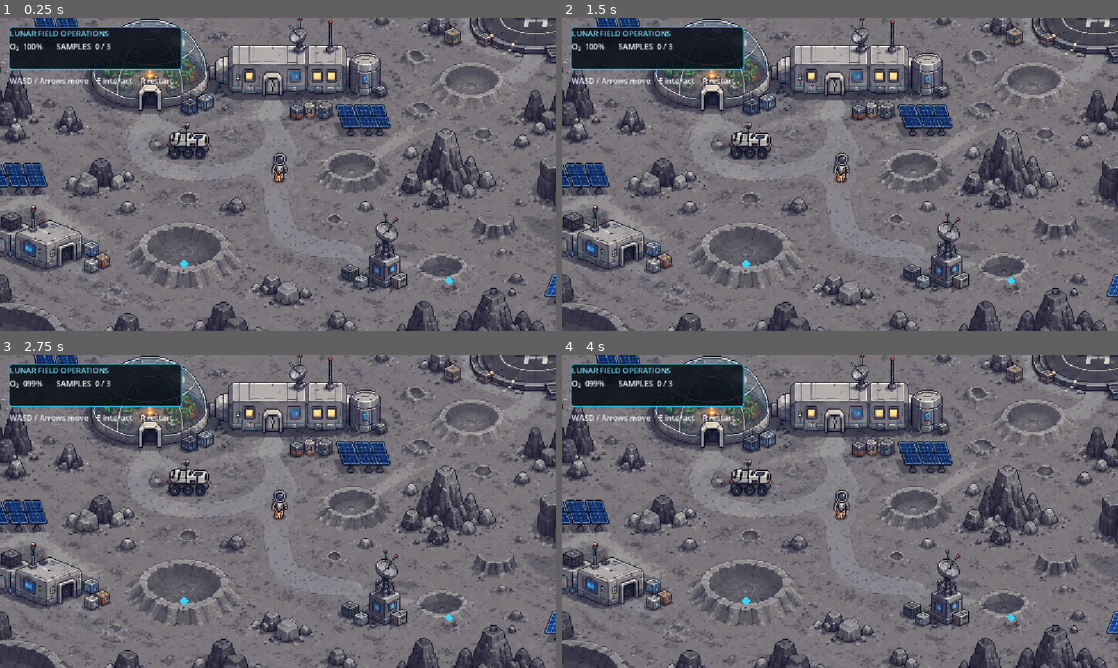
Above: before the commit, frames 1-4 (two rows, left to right).
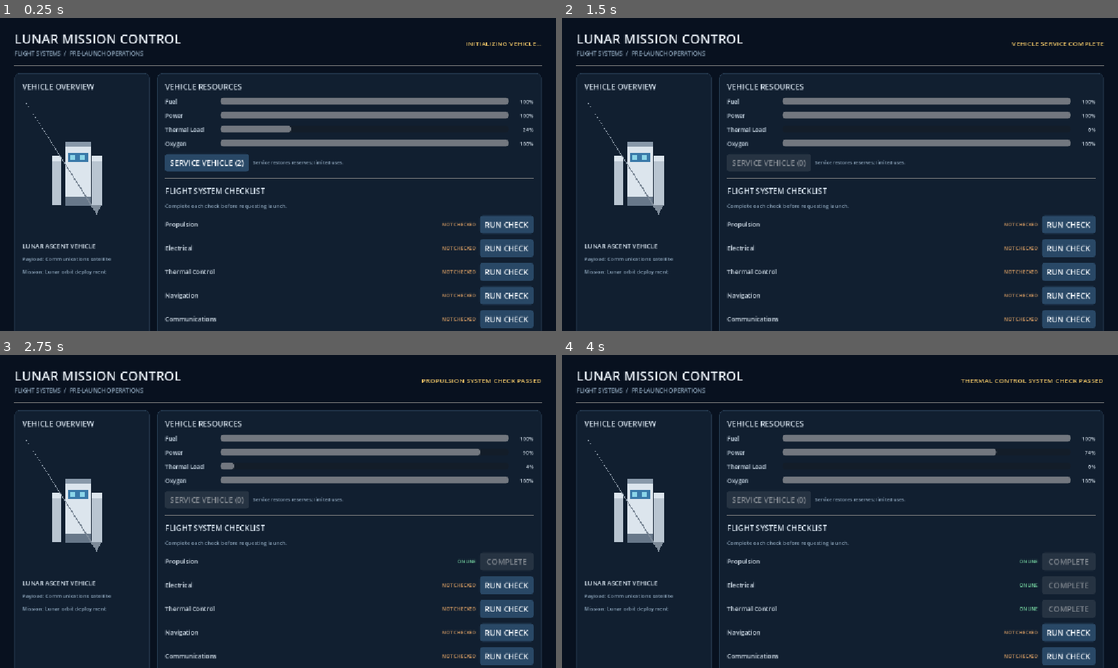
Above: after the commit, the same moments.

Repository: ANR747/hackathon-mvp
Game: Godot game, scene res://scenes/rocket/rocket_launch_control.tscn
Same seed, same stepped clock (60 frames per second), same inputs: the game is played once before the commit and once after it. Before the commit the project starts from res://scenes/moon_base.tscn.
Inputs (mouse positions are in pixels of both pictures, inside the frame that each line leads up to):
- Up to frame 1 (0.25 s): no input
- Up to frame 2 (1.5 s): click (767, 161) at 0.5 s, where only the run after the commit has a clickable "SERVICE VEHICLE (2)"; click (767, 161) at 1.25 s, where only the run after the commit has a clickable "SERVICE VEHICLE (1)"
- Up to frame 3 (2.75 s): click (505, 561) at 2 s, where only the run after the commit has a clickable "RUN CHECK"
- Up to frame 4 (4 s): click (1067, 586) at 2.75 s, where only the run after the commit has a clickable "RUN CHECK"; click (1067, 608) at 3.5 s, where only the run after the commit has a clickable "RUN CHECK"

The runs differ from the first frame. In frame 1, 92% of the frame differs, in the area x 0-100%, y 0-100%; in frame 2, 92%; in frame 3, 92%; in frame 4, 92%.

Commit message:
Start with launch and improve lunar level

Diff:
--- a/project.godot
+++ b/project.godot
@@ -11,7 +11,7 @@
 [application]
 
 config/name="HackathonMVP"
-run/main_scene="res://scenes/moon_base.tscn"
+run/main_scene="res://scenes/rocket/rocket_launch_control.tscn"
 config/features=PackedStringArray("4.7", "GL Compatibility")
 config/icon="res://icon.svg"
 
--- a/scenes/moon_base.tscn
+++ b/scenes/moon_base.tscn
@@ -1,37 +1,69 @@
 [gd_scene format=3 uid="uid://77nh7vik4n1f"]
 
 [ext_resource type="Script" uid="uid://3hbnkv2iugn8" path="res://scripts/moon_base.gd" id="1"]
-[ext_resource type="Texture2D" uid="uid://cngntw6wux6r2" path="res://Image_Assets/ImageAssets_Map/tilesets/Pixel-Art Lunar Base Asset Sheet (1).png" id="2_eoifi"]
-[ext_resource type="Texture2D" uid="uid://djw7dyyhytwj2" path="res://Image_Assets/ImageAssets_Map/IMG-20261021-WA0013.jpg" id="3_map"]
+[ext_resource type="Texture2D" uid="uid://djw7dyyhytwj2" path="res://Image_Assets/ImageAssets_Map/IMG-20261021-WA0013.jpg" id="2_map"]
 
-[sub_resource type="RectangleShape2D" id="HabitatShape"]
-size = Vector2(370, 121)
+[sub_resource type="RectangleShape2D" id="HabitatWestWing"]
+size = Vector2(79, 82)
 
-[sub_resource type="RectangleShape2D" id="GreenhouseShape"]
-size = Vector2(213.5, 153)
+[sub_resource type="RectangleShape2D" id="HabitatEastWing"]
+size = Vector2(145, 82)
 
-[sub_resource type="RectangleShape2D" id="LandingPadShape"]
-size = Vector2(255, 112.5)
+[sub_resource type="RectangleShape2D" id="HabitatRoof"]
+size = Vector2(254, 28)
 
-[sub_resource type="RectangleShape2D" id="EastRidgeShape"]
-size = Vector2(267.5, 161.5)
+[sub_resource type="RectangleShape2D" id="GreenhouseWest"]
+size = Vector2(39, 106)
 
-[sub_resource type="RectangleShape2D" id="WestRidgeShape"]
-size = Vector2(149, 118.25)
+[sub_resource type="RectangleShape2D" id="GreenhouseEast"]
+size = Vector2(46, 106)
 
-[sub_resource type="RectangleShape2D" id="NorthCliffShape"]
-size = Vector2(220.5, 111.5)
+[sub_resource type="RectangleShape2D" id="GreenhouseRoof"]
+size = Vector2(169, 38)
 
-[sub_resource type="RectangleShape2D" id="TopBoundaryShape"]
+[sub_resource type="RectangleShape2D" id="LandingPadDeck"]
+size = Vector2(222, 52)
+
+[sub_resource type="RectangleShape2D" id="LandingPadConsole"]
+size = Vector2(36, 34)
+
+[sub_resource type="RectangleShape2D" id="WestHabitatLeft"]
+size = Vector2(97, 78)
+
+[sub_resource type="RectangleShape2D" id="WestHabitatRight"]
+size = Vector2(83, 78)
+
+[sub_resource type="RectangleShape2D" id="WestHabitatRoof"]
+size = Vector2(208, 24)
+
+[sub_resource type="RectangleShape2D" id="WestCommTower"]
+size = Vector2(54, 66)
+
+[sub_resource type="RectangleShape2D" id="EastCommTower"]
+size = Vector2(62, 84)
+
+[sub_resource type="RectangleShape2D" id="NorthWestCliff"]
+size = Vector2(352, 112)
+
+[sub_resource type="RectangleShape2D" id="NorthMesa"]
+size = Vector2(140, 74)
+
+[sub_resource type="RectangleShape2D" id="EastCliff"]
+size = Vector2(184, 152)
+
+[sub_resource type="RectangleShape2D" id="SouthWestCliff"]
+size = Vector2(132, 78)
+
+[sub_resource type="RectangleShape2D" id="TopBoundary"]
 size = Vector2(1536, 32)
 
-[sub_resource type="RectangleShape2D" id="BottomBoundaryShape"]
-size = Vector2(1511, 37)
+[sub_resource type="RectangleShape2D" id="BottomBoundary"]
+size = Vector2(1536, 32)
 
-[sub_resource type="RectangleShape2D" id="LeftBoundaryShape"]
+[sub_resource type="RectangleShape2D" id="LeftBoundary"]
 size = Vector2(32, 1024)
 
-[sub_resource type="RectangleShape2D" id="RightBoundaryShape"]
+[sub_resource type="RectangleShape2D" id="RightBoundary"]
 size = Vector2(32, 1024)
 
 [node name="MoonBase" type="Node2D" unique_id=2074962656]
@@ -41,119 +73,121 @@
 z_index = -20
 texture_filter = 1
 position = Vector2(-1, -11)
-texture = ExtResource("3_map")
+texture = ExtResource("2_map")
 centered = false
 
 [node name="BuildingCollisions" type="Node2D" parent="." unique_id=200010002]
 
-[node name="Habitat" type="StaticBody2D" parent="BuildingCollisions" unique_id=200010003]
-position = Vector2(760, 330)
+[node name="CentralHabitat" type="StaticBody2D" parent="BuildingCollisions" unique_id=200010003]
 
-[node name="CollisionShape2D" type="CollisionShape2D" parent="BuildingCollisions/Habitat" unique_id=200010004]
-position = Vector2(53, -10.5)
-shape = SubResource("HabitatShape")
+[node name="WestWing" type="CollisionShape2D" parent="BuildingCollisions/CentralHabitat" unique_id=200010004]
+position = Vector2(706, 345)
+shape = SubResource("HabitatWestWing")
 
-[node name="Greenhouse" type="StaticBody2D" parent="BuildingCollisions" unique_id=200010005]
-position = Vector2(480, 320)
+[node name="EastWing" type="CollisionShape2D" parent="BuildingCollisions/CentralHabitat" unique_id=200010005]
+position = Vector2(846, 345)
+shape = SubResource("HabitatEastWing")
 
-[node name="CollisionShape2D" type="CollisionShape2D" parent="BuildingCollisions/Greenhouse" unique_id=200010006]
-position = Vector2(29.25, 0.5)
-shape = SubResource("GreenhouseShape")
+[node name="Roof" type="CollisionShape2D" parent="BuildingCollisions/CentralHabitat" unique_id=200010006]
+position = Vector2(800, 299)
+shape = SubResource("HabitatRoof")
 
-[node name="CollisionShape2D" type="CollisionShape2D" parent="BuildingCollisions/Greenhouse/CollisionShape2D" unique_id=586247510]
+[node name="Greenhouse" type="StaticBody2D" parent="BuildingCollisions" unique_id=200010007]
 
-[node name="LandingPad" type="StaticBody2D" parent="BuildingCollisions" unique_id=200010007]
-position = Vector2(1300, 190)
+[node name="WestWall" type="CollisionShape2D" parent="BuildingCollisions/Greenhouse" unique_id=200010008]
+position = Vector2(426, 337)
+shape = SubResource("GreenhouseWest")
 
-[node name="CollisionShape2D" type="CollisionShape2D" parent="BuildingCollisions/LandingPad" unique_id=200010008]
-position = Vector2(6, 44)
-shape = SubResource("LandingPadShape")
+[node name="EastWall" type="CollisionShape2D" parent="BuildingCollisions/Greenhouse" unique_id=200010009]
+position = Vector2(590, 337)
+shape = SubResource("GreenhouseEast")
 
-[node name="CollisionShape2D" type="CollisionShape2D" parent="BuildingCollisions/LandingPad/CollisionShape2D" unique_id=759100111]
+[node name="Roof" type="CollisionShape2D" parent="BuildingCollisions/Greenhouse" unique_id=200010010]
+position = Vector2(508, 265)
+shape = SubResource("GreenhouseRoof")
 
-[node name="EastRidge" type="StaticBody2D" parent="BuildingCollisions" unique_id=200010009]
-position = Vector2(1390, 790)
+[node name="LandingPad" type="StaticBody2D" parent="BuildingCollisions" unique_id=200010011]
 
-[node name="CollisionShape2D" type="CollisionShape2D" parent="BuildingCollisions/EastRidge" unique_id=200010010]
-position = Vector2(-125.75, 37.75)
-shape = SubResource("EastRidgeShape")
+[node name="Deck" type="CollisionShape2D" parent="BuildingCollisions/LandingPad" unique_id=200010012]
+position = Vector2(1310, 254)
+shape = SubResource("LandingPadDeck")
 
-[node name="CollisionShape2D" type="CollisionShape2D" parent="BuildingCollisions/EastRidge/CollisionShape2D" unique_id=1536518657]
+[node name="ControlConsole" type="CollisionShape2D" parent="BuildingCollisions/LandingPad" unique_id=200010013]
+position = Vector2(1180, 274)
+shape = SubResource("LandingPadConsole")
 
-[node name="CollisionShape2D2" type="CollisionShape2D" parent="BuildingCollisions/EastRidge/CollisionShape2D" unique_id=1270071356]
+[node name="WestHabitat" type="StaticBody2D" parent="BuildingCollisions" unique_id=200010014]
 
-[node name="WestRidge" type="StaticBody2D" parent="BuildingCollisions" unique_id=200010011]
-position = Vector2(70, 860)
+[node name="WestWall" type="CollisionShape2D" parent="BuildingCollisions/WestHabitat" unique_id=200010015]
+position = Vector2(238, 710)
+shape = SubResource("WestHabitatLeft")
 
-[node name="CollisionShape2D" type="CollisionShape2D" parent="BuildingCollisions/WestRidge" unique_id=200010012]
-position = Vector2(169, -314)
-shape = SubResource("WestRidgeShape")
+[node name="EastWall" type="CollisionShape2D" parent="BuildingCollisions/WestHabitat" unique_id=200010016]
+position = Vector2(376, 710)
+shape = SubResource("WestHabitatRight")
 
-[node name="CollisionShape2D" type="CollisionShape2D" parent="BuildingCollisions/WestRidge/CollisionShape2D" unique_id=1730598202]
+[node name="Roof" type="CollisionShape2D" parent="BuildingCollisions/WestHabitat" unique_id=200010017]
+position = Vector2(306, 660)
+shape = SubResource("WestHabitatRoof")
 
-[node name="CollisionShape2D2" type="CollisionShape2D" parent="BuildingCollisions/WestRidge/CollisionShape2D" unique_id=25553145]
-position = Vector2(79, -312)
-shape = SubResource("WestRidgeShape")
+[node name="WestCommunicationsTower" type="StaticBody2D" parent="BuildingCollisions" unique_id=200010018]
 
-[node name="CollisionShape2D" type="CollisionShape2D" parent="BuildingCollisions/WestRidge/CollisionShape2D/CollisionShape2D2" unique_id=487323968]
+[node name="Footprint" type="CollisionShape2D" parent="BuildingCollisions/WestCommunicationsTower" unique_id=200010019]
+position = Vector2(156, 329)
+shape = SubResource("WestCommTower")
 
-[node name="CollisionShape2D2" type="CollisionShape2D" parent="BuildingCollisions/WestRidge/CollisionShape2D/CollisionShape2D2" unique_id=521472867]
-position = Vector2(674, 485)
-shape = SubResource("WestRidgeShape")
+[node name="EastCommunicationsTower" type="StaticBody2D" parent="BuildingCollisions" unique_id=200010020]
 
-[node name="CollisionShape2D" type="CollisionShape2D" parent="BuildingCollisions/WestRidge/CollisionShape2D/CollisionShape2D2/CollisionShape2D2" unique_id=153001470]
+[node name="Footprint" type="CollisionShape2D" parent="BuildingCollisions/EastCommunicationsTower" unique_id=200010021]
+position = Vector2(995, 740)
+shape = SubResource("EastCommTower")
 
-[node name="CollisionShape2D3" type="CollisionShape2D" parent="BuildingCollisions/WestRidge/CollisionShape2D" unique_id=586617504]
-position = Vector2(709, -118)
-shape = SubResource("WestRidgeShape")
+[node name="TerrainCollisions" type="Node2D" parent="." unique_id=200010022]
 
-[node name="CollisionShape2D" type="CollisionShape2D" parent="BuildingCollisions/WestRidge/CollisionShape2D/CollisionShape2D3" unique_id=903017208]
+[node name="NorthWestCliff" type="StaticBody2D" parent="TerrainCollisions" unique_id=200010023]
 
-[node name="NorthCliff" type="StaticBody2D" parent="BuildingCollisions" unique_id=200010013]
-position = Vector2(1460, 540)
+[node name="Footprint" type="CollisionShape2D" parent="TerrainCollisions/NorthWestCliff" unique_id=200010024]
+position = Vector2(176, 99)
+shape = SubResource("NorthWestCliff")
 
-[node name="CollisionShape2D" type="CollisionShape2D" parent="BuildingCollisions/NorthCliff" unique_id=200010014]
-position = Vector2(-1182.25, 146.75)
-shape = SubResource("NorthCliffShape")
+[node name="NorthMesa" type="StaticBody2D" parent="TerrainCollisions" unique_id=200010025]
 
-[node name="CollisionShape2D" type="CollisionShape2D" parent="BuildingCollisions/NorthCliff/CollisionShape2D" unique_id=599142029]
+[node name="Footprint" type="CollisionShape2D" parent="TerrainCollisions/NorthMesa" unique_id=200010026]
+position = Vector2(850, 165)
+shape = SubResource("NorthMesa")
 
-[node name="MapBoundaryTop" type="StaticBody2D" parent="BuildingCollisions" unique_id=200010015]
+[node name="EastCliff" type="StaticBody2D" parent="TerrainCollisions" unique_id=200010027]
+
+[node name="Footprint" type="CollisionShape2D" parent="TerrainCollisions/EastCliff" unique_id=200010028]
+position = Vector2(1442, 678)
+shape = SubResource("EastCliff")
+
+[node name="SouthWestCliff" type="StaticBody2D" parent="TerrainCollisions" unique_id=200010029]
+
+[node name="Footprint" type="CollisionShape2D" parent="TerrainCollisions/SouthWestCliff" unique_id=200010030]
+position = Vector2(68, 812)
+shape = SubResource("SouthWestCliff")
+
+[node name="MapBoundaryTop" type="StaticBody2D" parent="TerrainCollisions" unique_id=200010031]
 position = Vector2(768, -16)
 
-[node name="CollisionShape2D" type="CollisionShape2D" parent="BuildingCollisions/MapBoundaryTop" unique_id=200010016]
-shape = SubResource("TopBoundaryShape")
+[node name="CollisionShape2D" type="CollisionShape2D" parent="TerrainCollisions/MapBoundaryTop" unique_id=200010032]
+shape = SubResource("TopBoundary")
 
-[node name="MapBoundaryBottom" type="StaticBody2D" parent="BuildingCollisions" unique_id=200010017]
+[node name="MapBoundaryBottom" type="StaticBody2D" parent="TerrainCollisions" unique_id=200010033]
 position = Vector2(768, 1040)
 
-[node name="CollisionShape2D" type="CollisionShape2D" parent="BuildingCollisions/MapBoundaryBottom" unique_id=200010018]
-position = Vector2(7.5, -18)
-shape = SubResource("BottomBoundaryShape")
+[node name="CollisionShape2D" type="CollisionShape2D" parent="TerrainCollisions/MapBoundaryBottom" unique_id=200010034]
+shape = SubResource("BottomBoundary")
 
-[node name="CollisionShape2D" type="CollisionShape2D" parent="BuildingCollisions/MapBoundaryBottom/CollisionShape2D" unique_id=1885866760]
-
-[node name="MapBoundaryLeft" type="StaticBody2D" parent="BuildingCollisions" unique_id=200010019]
+[node name="MapBoundaryLeft" type="StaticBody2D" parent="TerrainCollisions" unique_id=200010035]
 position = Vector2(-16, 512)
 
-[node name="CollisionShape2D" type="CollisionShape2D" parent="BuildingCollisions/MapBoundaryLeft" unique_id=200010020]
-shape = SubResource("LeftBoundaryShape")
+[node name="CollisionShape2D" type="CollisionShape2D" parent="TerrainCollisions/MapBoundaryLeft" unique_id=200010036]
+shape = SubResource("LeftBoundary")
 
-[node name="MapBoundaryRight" type="StaticBody2D" parent="BuildingCollisions" unique_id=200010021]
+[node name="MapBoundaryRight" type="StaticBody2D" parent="TerrainCollisions" unique_id=200010037]
 position = Vector2(1552, 512)
 
-[node name="CollisionShape2D" type="CollisionShape2D" parent="BuildingCollisions/MapBoundaryRight" unique_id=200010022]
-shape = SubResource("RightBoundaryShape")
-
-[node name="PixelArtLunarBaseAssetSheet(1)" type="Sprite2D" parent="." unique_id=171379829]
-z_index = -30
-position = Vector2(-1455, 366)
-texture = ExtResource("2_eoifi")
-
-[node name="TileMapLayer" type="TileMapLayer" parent="." unique_id=1030490724]
-
-[node name="CollisionShape2D" type="CollisionShape2D" parent="." unique_id=1631192206]
-position = Vector2(222, -382)
-shape = SubResource("WestRidgeShape")
-
-[node name="CollisionShape2D" type="CollisionShape2D" parent="CollisionShape2D" unique_id=1274359232]
+[node name="CollisionShape2D" type="CollisionShape2D" parent="TerrainCollisions/MapBoundaryRight" unique_id=200010038]
+shape = SubResource("RightBoundary")
--- a/scripts/moon_base.gd
+++ b/scripts/moon_base.gd
@@ -7,6 +7,9 @@
 const PLAYER_SCENE: PackedScene = preload("res://scripts/player.tscn")
 const WORLD_SIZE := Vector2(1536.0, 1024.0)
 const WALK_SPEED := 115.0
+const TOTAL_SURVEY_SITES := 3
+const OUTPOST_POSITION := Vector2(760.0, 435.0)
+const LANDING_SITE_POSITION := Vector2(1310.0, 254.0)
 
 var astronaut: CharacterBody2D
 var oxygen := 100.0
@@ -28,17 +31,20 @@
 	if not active:
 		return
 	# The outpost keeps the mission viable; outside its radius oxygen drains slowly.
-	var at_outpost := astronaut.global_position.distance_to(Vector2(760, 330)) < 170.0
+	var player_position := _player_collision_position()
+	var at_outpost := player_position.distance_to(OUTPOST_POSITION) < 145.0
 	if at_outpost:
-		oxygen = minf(100.0, oxygen + delta * 2.0)
+		oxygen = minf(100.0, oxygen + delta * 8.0)
 	else:
 		oxygen = maxf(0.0, oxygen - delta * 0.22)
 	if oxygen <= 0.0:
 		active = false
+		astronaut.velocity = Vector2.ZERO
+		astronaut.set_physics_process(false)
 		notice_label.text = "SUIT OXYGEN DEPLETED  •  Press R to restart"
 	if Input.is_action_just_pressed("interact"):
 		_interact()
-	status_label.text = "O₂  %03d%%       SAMPLES  %d / %d" % [roundi(oxygen), samples, sites.size()]
+	status_label.text = "O₂  %03d%%       SAMPLES  %d / %d" % [roundi(oxygen), samples, TOTAL_SURVEY_SITES]
 
 func _configure_inputs() -> void:
 	_bind_key("ui_up", KEY_W)
@@ -59,7 +65,9 @@
 func _add_player() -> void:
 	astronaut = PLAYER_SCENE.instantiate() as CharacterBody2D
 	astronaut.name = "Astronaut"
-	astronaut.position = Vector2(770, 545)
+	# The current player scene offsets its sprite and collision shape to align the
+	# astronaut with the figure already painted into the map image.
+	astronaut.position = Vector2(821, 660)
 	astronaut.z_index = 10
 	astronaut.velocity = Vector2.ZERO
 	astronaut.move_speed = WALK_SPEED
@@ -102,22 +110,33 @@
 	sites.append(site)
 
 func _on_site_entered(body: Node2D, site: Area2D, site_name: String) -> void:
-	if body != astronaut or not is_instance_valid(site):
+	if body != astronaut or not active or not is_instance_valid(site):
 		return
 	samples += 1
 	oxygen = minf(100.0, oxygen + 12.0)
 	notice_label.text = "SAMPLE LOGGED  •  %s" % site_name
 	site.queue_free()
 	sites.erase(site)
+	if samples == TOTAL_SURVEY_SITES:
+		notice_label.text = "ALL SURVEY SAMPLES RECOVERED  •  Return to the habitat"
 
 func _interact() -> void:
-	if astronaut.global_position.distance_to(Vector2(760, 330)) < 185.0:
+	if not active:
+		return
+	var player_position := _player_collision_position()
+	if player_position.distance_to(OUTPOST_POSITION) < 165.0:
 		oxygen = 100.0
 		notice_label.text = "HABITAT AIRLOCK  •  SUIT RECHARGED"
-	elif astronaut.global_position.distance_to(Vector2(1300, 190)) < 160.0:
+	elif player_position.distance_to(LANDING_SITE_POSITION) < 150.0:
 		notice_label.text = "LANDING SITE  •  SYSTEMS NOMINAL"
 	else:
 		notice_label.text = "Move near the habitat or landing site to interact."
+
+func _player_collision_position() -> Vector2:
+	var collision := astronaut.get_node_or_null("CollisionShape2D") as CollisionShape2D
+	if collision != null:
+		return astronaut.to_global(collision.position)
+	return astronaut.global_position
 
 func _add_hud() -> void:
 	var layer := CanvasLayer.new()
@@ -143,7 +162,7 @@
 	stack.add_child(status_label)
 	notice_label = Label.new()
 	notice_label.position = Vector2(20, 118)
-	notice_label.text = "WASD / Arrows move    E interact    R restart"
+	notice_label.text = "WASD / Arrows move    E interact    O₂ recharges at habitat    R restart"
 	notice_label.add_theme_color_override("font_color", Color(0.95, 0.96, 1.0))
 	layer.add_child(notice_label)
-	status_label.text = "O₂  100%       SAMPLES  0 / 3"
+	status_label.text = "O₂  100%       SAMPLES  0 / %d" % TOTAL_SURVEY_SITES
--- a/scripts/rocket/rocket_launch_control.gd
+++ b/scripts/rocket/rocket_launch_control.gd
@@ -70,6 +70,7 @@
 	"Thermal Load": 24.0,
 	"Oxygen": 100.0
 }
+const MOON_SCENE_PATH := "res://scenes/moon_base.tscn"
 
 var resources: Dictionary = INITIAL_RESOURCES.duplicate()
 var subsystem_ready: Dictionary = {}
@@ -382,9 +383,9 @@
 			break
 
 	if mission_complete:
-		readiness_label.text = "MISSION STATUS: PAYLOAD DEPLOYED"
+		readiness_label.text = "MISSION STATUS: LUNAR TRANSFER"
 		readiness_label.add_theme_color_override("font_color", Color("#76d6a2"))
-		launch_button.text = "MISSION COMPLETE"
+		launch_button.text = "TRANSFER IN PROGRESS"
 		launch_button.disabled = true
 	elif _can_launch():
 		readiness_label.text = "READINESS: GO FOR LAUNCH"
@@ -438,6 +439,13 @@
 		return
 
 	_complete_launch()
+	countdown_label.text = "Flight confirmed. Lunar insertion in 2 seconds..."
+	await get_tree().create_timer(2.0).timeout
+	if current_sequence_id != launch_sequence_id or not mission_complete:
+		return
+	var scene_error := get_tree().change_scene_to_file(MOON_SCENE_PATH)
+	if scene_error != OK:
+		status_label.text = "FLIGHT CONFIRMED  •  COULD NOT OPEN LUNAR SURFACE"
 
 
 func _set_rocket_progress(value: float) -> void:
@@ -458,7 +466,7 @@
 	resources["Thermal Load"] = minf(float(resources["Thermal Load"]) + 15.0, 100.0)
 
 	status_label.text = "FLIGHT CONFIRMED"
-	countdown_label.text = "Payload successfully deployed to the target orbit."
+	countdown_label.text = "Transfer confirmed. Crew cleared for lunar surface operations."
 	_refresh_interface()
 
 
